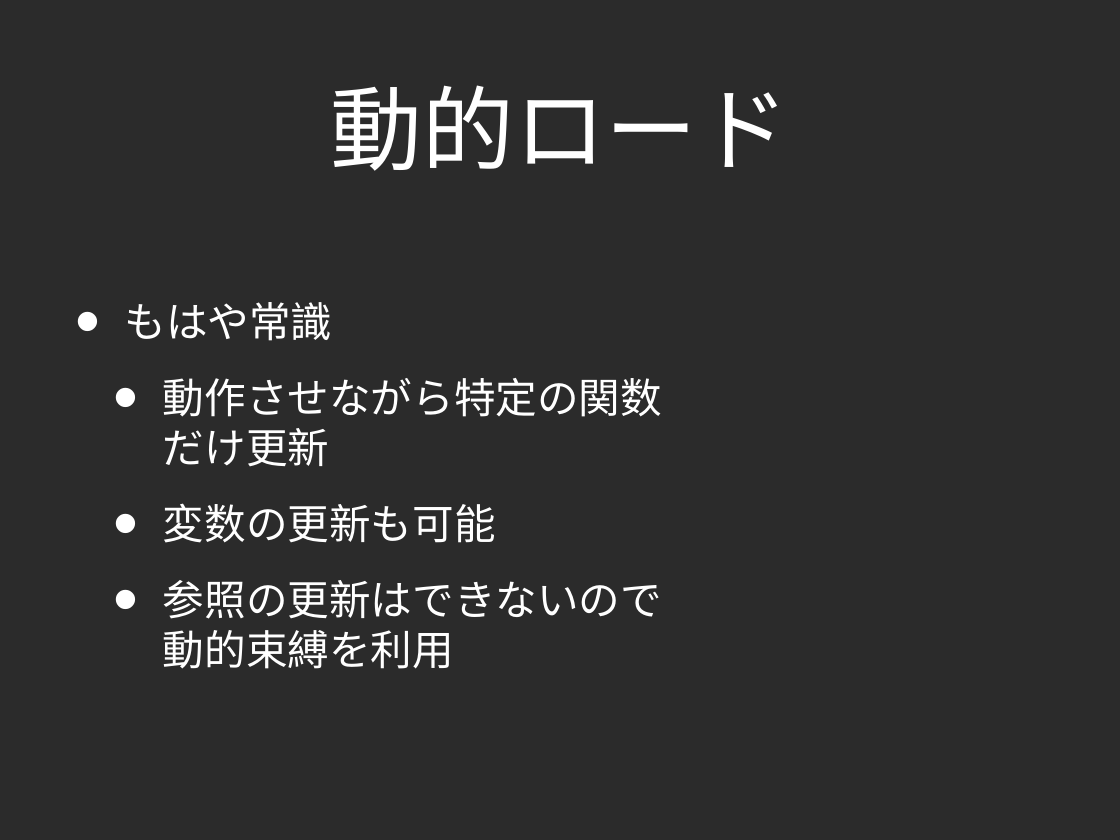
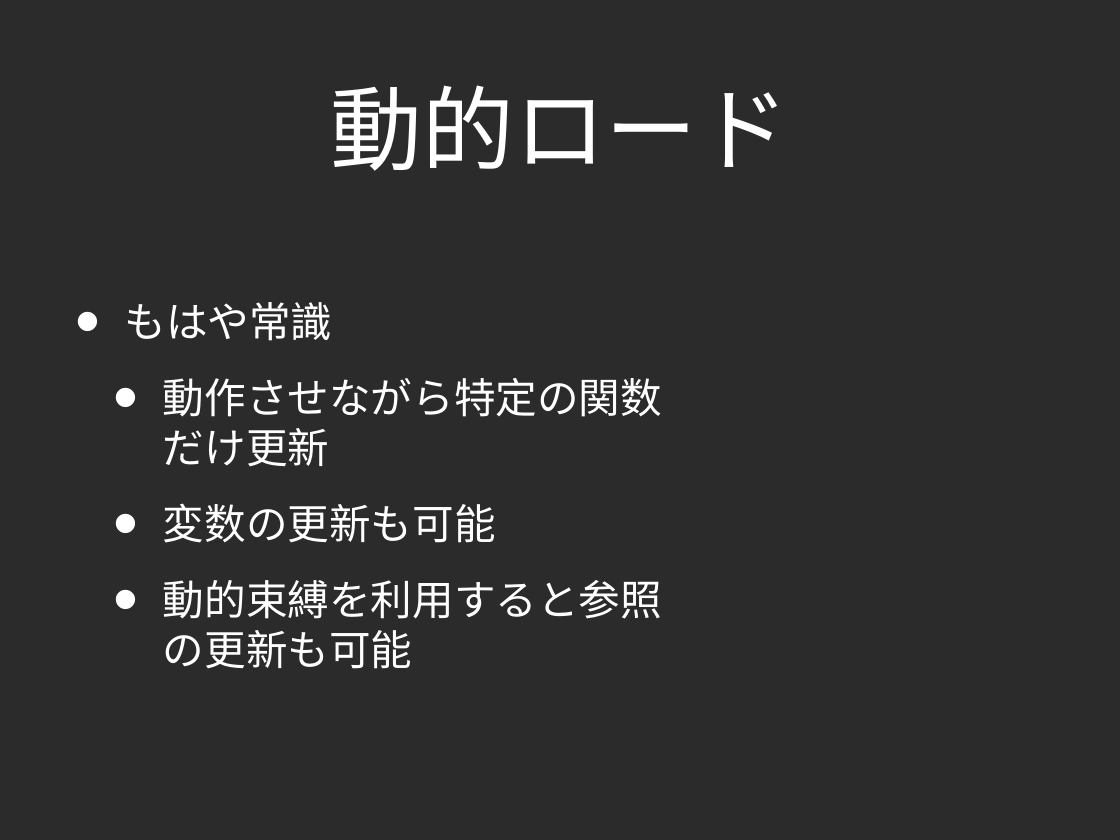
Before and after one commit to lambdasakura/doc, a slide deck: slide 16 of zengeren/fast_game_development_2010:02:12.ppt (slide 17 before the commit). Drawn at 1120x840 pixels with LibreOffice and Linux fonts; fonts in the diff are those of the drawing; background and template pictures are left out; a plain dark background stands for a picture behind light text. Boxes give left, top, right and bottom in pixels: in the first picture for what was removed or moved away, otherwise in the second. Text is boxed around its words. In the diff, an @@ line names an element or a change of style, - is before the commit and + after.

```diff
--- a/zengeren/fast_game_development_2010:02:12.ppt
+++ b/zengeren/fast_game_development_2010:02:12.ppt
@@ text at (163,580,662,669): text changed @@
-  • 参照の更新はできないので動的束縛を利用
+  • 動的束縛を利用すると参照の更新も可能
```
Also in this commit, not shown: 12 other slides changed, 7 slides added, 1 slide removed, 1 other file.
